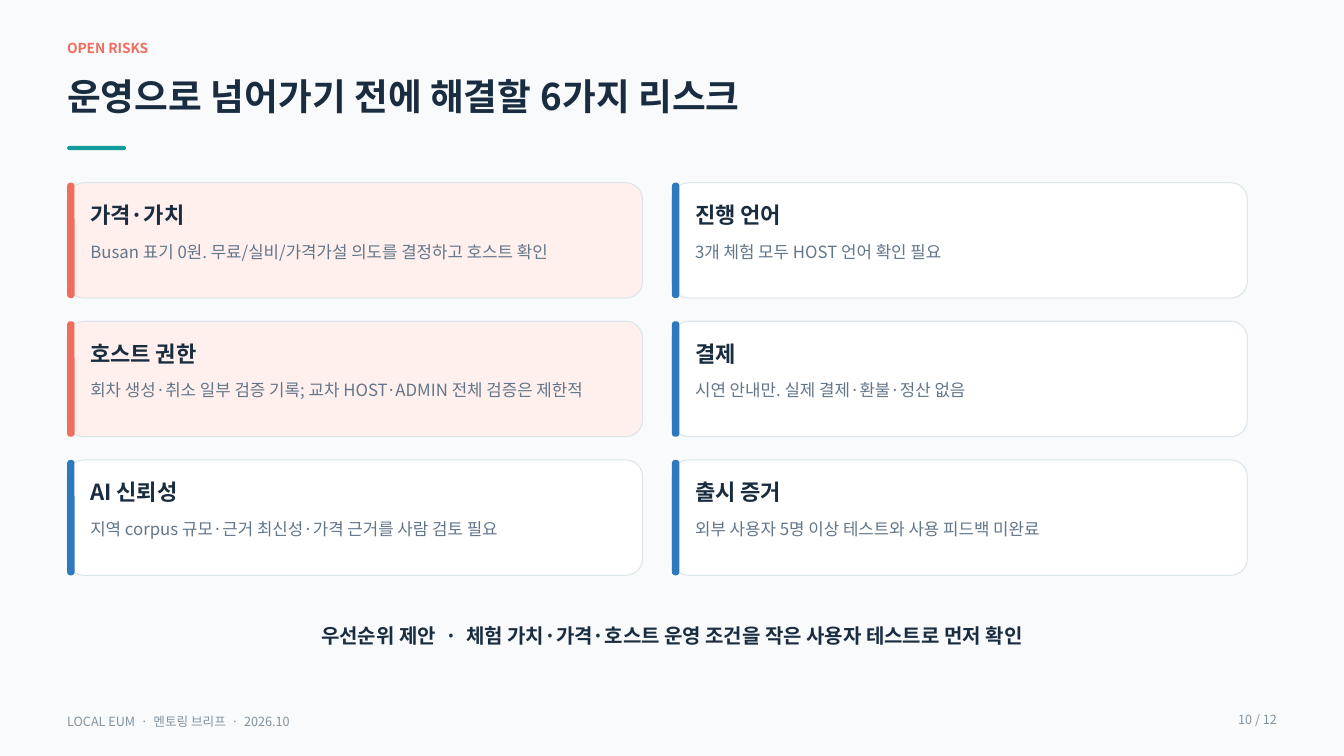
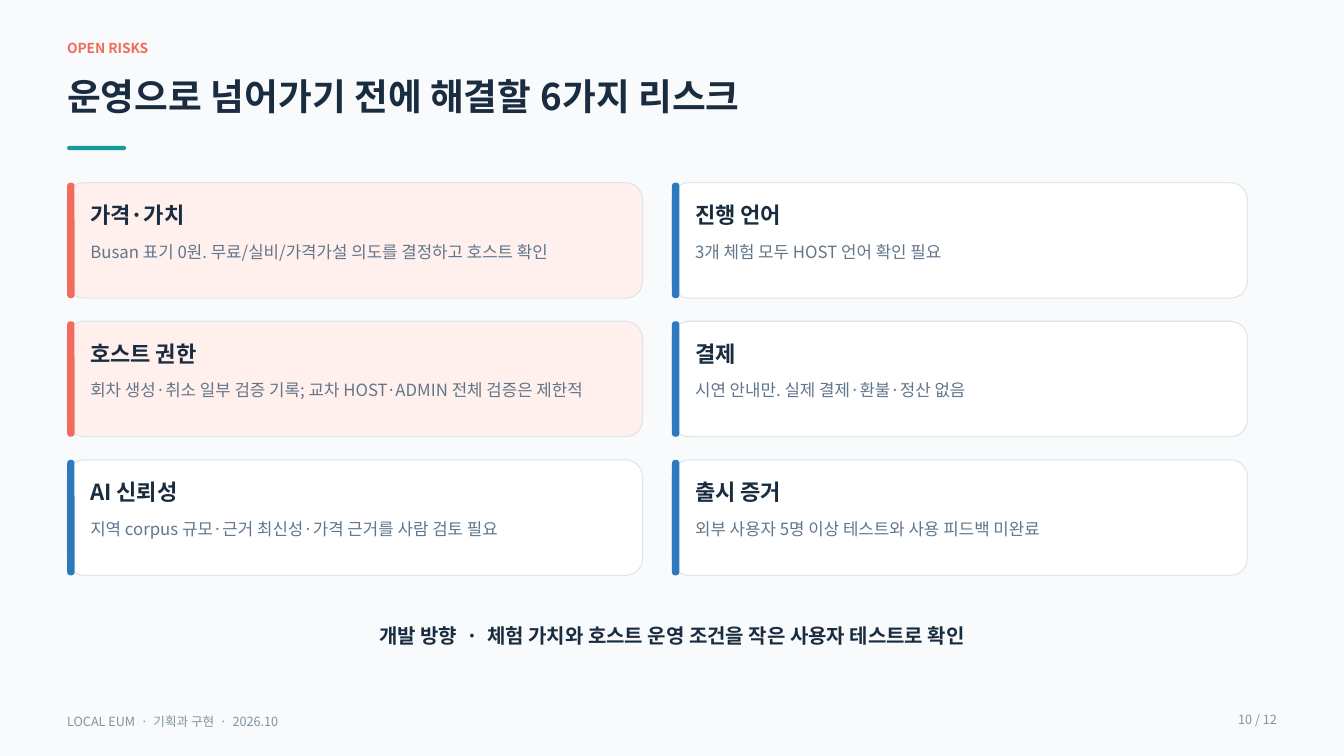
Before and after one commit to inyoung7-lab/AI-Travel-Planner, a slide deck: slide 10 of docs/local-eum/mentoring/LOCAL_EUM_MENTORING.pptx. Drawn at 1344x756 pixels with LibreOffice and Linux fonts; fonts in the diff are those of the drawing. Boxes give left, top, right and bottom in pixels: in the first picture for what was removed or moved away, otherwise in the second. Text is boxed around its words. In the diff, an @@ line names an element or a change of style, - is before the commit and + after.

Commit message:
docs(local-eum): center mentoring deck on product intent

```diff
--- a/docs/local-eum/mentoring/LOCAL_EUM_MENTORING.pptx
+++ b/docs/local-eum/mentoring/LOCAL_EUM_MENTORING.pptx
@@ text at bbox=[379, 626, 965, 645]: text changed @@
-우선순위 제안 · 체험 가치·가격·호스트 운영 조건을 작은 사용자 테스트로 먼저 확인
+개발 방향 · 체험 가치와 호스트 운영 조건을 작은 사용자 테스트로 확인
@@ text at bbox=[67, 715, 278, 727]: text changed @@
-LOCAL EUM · 멘토링 브리프 · 2026.10
+LOCAL EUM · 기획과 구현 · 2026.10
```
Also in this commit, not shown: 10 other slides changed, 1 slide added, 1 slide removed, 7 other files.
